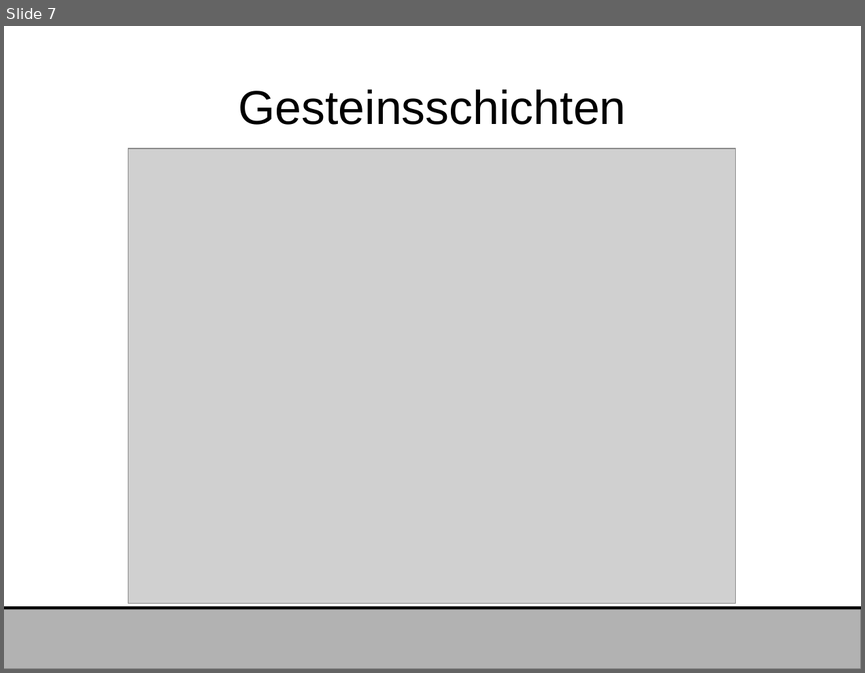
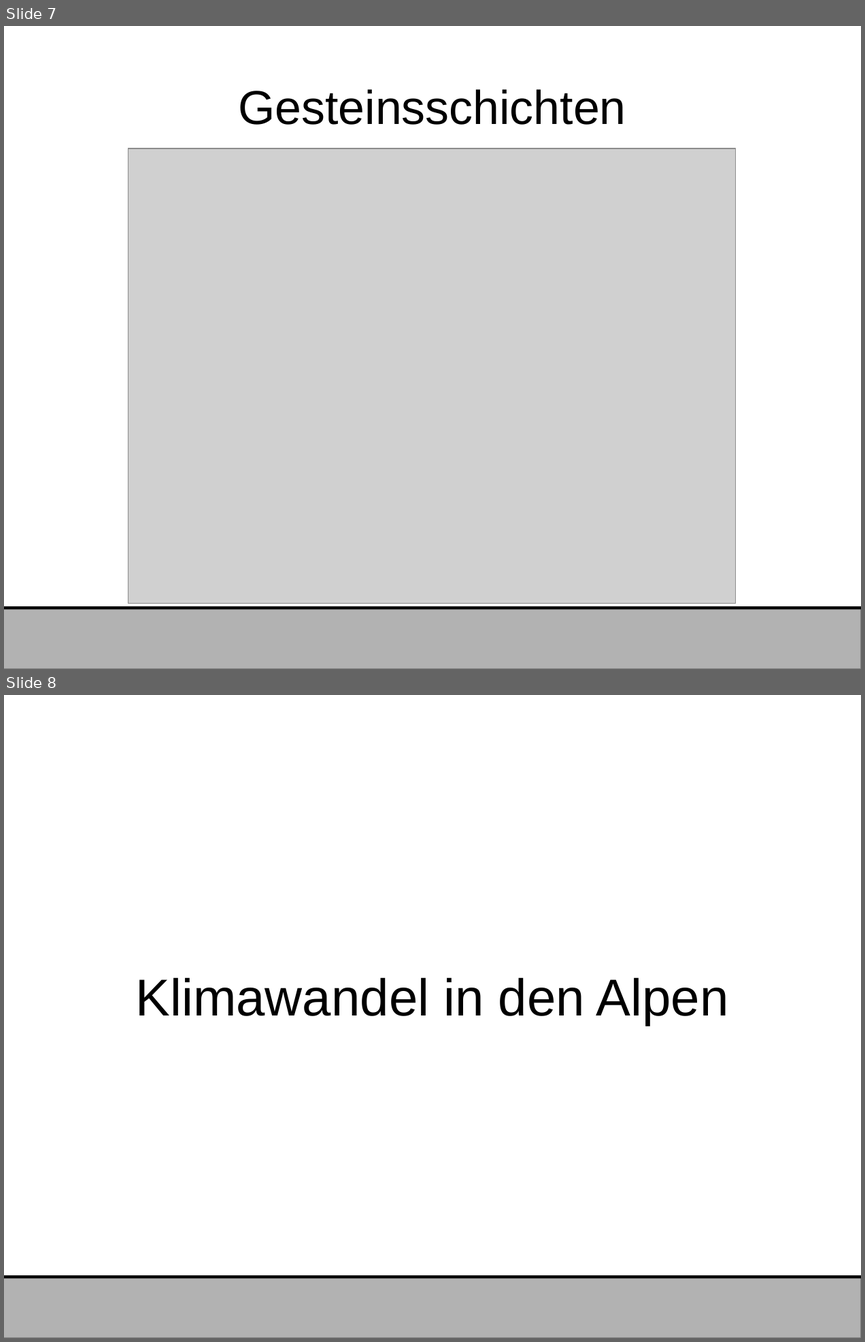
Before and after one commit to dawgermany/Praesentation-Alpen, a slide deck: PRÄSENTATION.odp. Shown one above the other, each under a label of ours: slide 7 before the commit, slides 7 and 8 after it. The pictures are 865x673 and 865x1342 pixels, drawn with LibreOffice and Linux fonts; fonts in the diff are those of the drawing; grey boxes stand for pictures. Boxes give left, top, right and bottom in pixels: in the first picture for what was removed or moved away, otherwise in the second. Text is boxed around its words. In the diff, an @@ line names an element or a change of style, - is before the commit and + after.

```diff
--- a/PRÄSENTATION.odp
+++ b/PRÄSENTATION.odp
@@ slide 8 added at <box>4,695,861,1338</box>, background #FFFFFF @@
@@ subtitle added at <box>136,977,729,1025</box>, 48 pt, text #000000 @@
+Klimawandel in den Alpen
@@ rectangle added at <box>4,1276,861,1338</box>, fill #B2B2B2, outline #808080 0 pt @@
@@ line added from (4, 1276) to (861, 1276), #000000 2.83 pt @@
```
Also in this commit, not shown: 2 other slides added.
